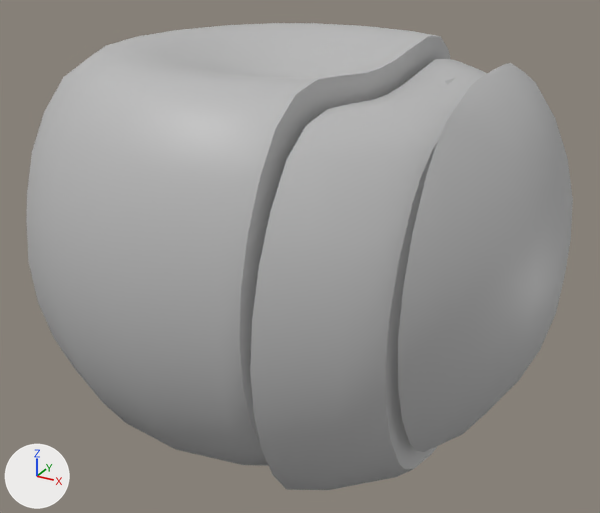
The FBX model Assets/Models/FBXTomato/3of6Tomato.fbx: old version first, new version second.
One viewpoint serves both versions: a 50 mm camera at (0.01517, -0.02675, 0.01184) aimed at (0.00063, -0.00032, -0.00137). Lighting does not change. The marker at lower left points along +X, +Y and +Z. Where no turn or scale is listed for an object, it has been applied to the vertices.
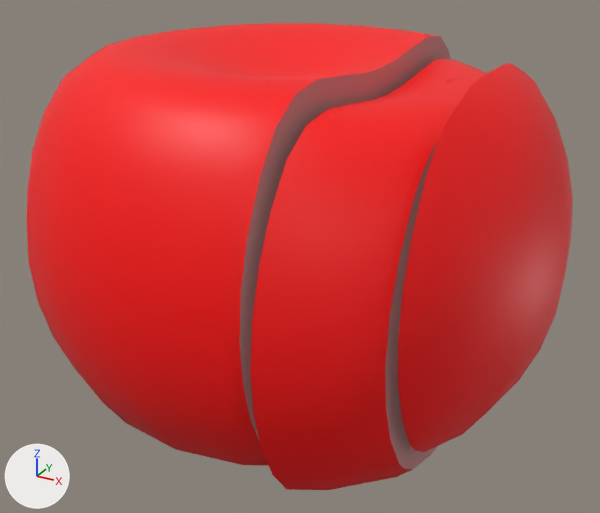
The newer file is also rescaled (x100.0) as a whole; pictures and numbers use the older file's frame.

What the commit changed:
Material 'lambert3' (mat_lambert3) is new.
Its base color is (0.5, 0.179, 0.179) (pink #bc7575).
Material 'lambert2' (mat_lambert2) is new.
Its base color is (1.0, 0.0, 0.0) (red #ff0000).
me_mesh has 541 vertices, 480 faces and spans x -0.01..0.0107, y -0.01..0.01, z -0.0075..0.0067.
me_mesh is used by ob_psphere1; location (0.0, 0.0, 0.0).
me_mesh part 1: 476 of the faces centred in x -0.0097..0.0104, y -0.0097..0.0097, z -0.0075..0.0067 switch from mat_lambert1 (grey #bcbcbc) to mat_lambert2 (red #ff0000).
me_mesh part 2: all 4 faces centred in x 0.0036..0.0076, y 0.0, z -0.0009..0.0 switch from mat_lambert1 (grey #bcbcbc) to mat_lambert3 (pink #bc7575).

Boxes (x1, y1, x2, y2) around the edits, measured in the pictures (600 x 513 px):
part 1 of me_mesh, recoloured (grey to red)
    both: (26, 23, 573, 490)
part 2 of me_mesh, recoloured
    both: (239, 36, 450, 469)
